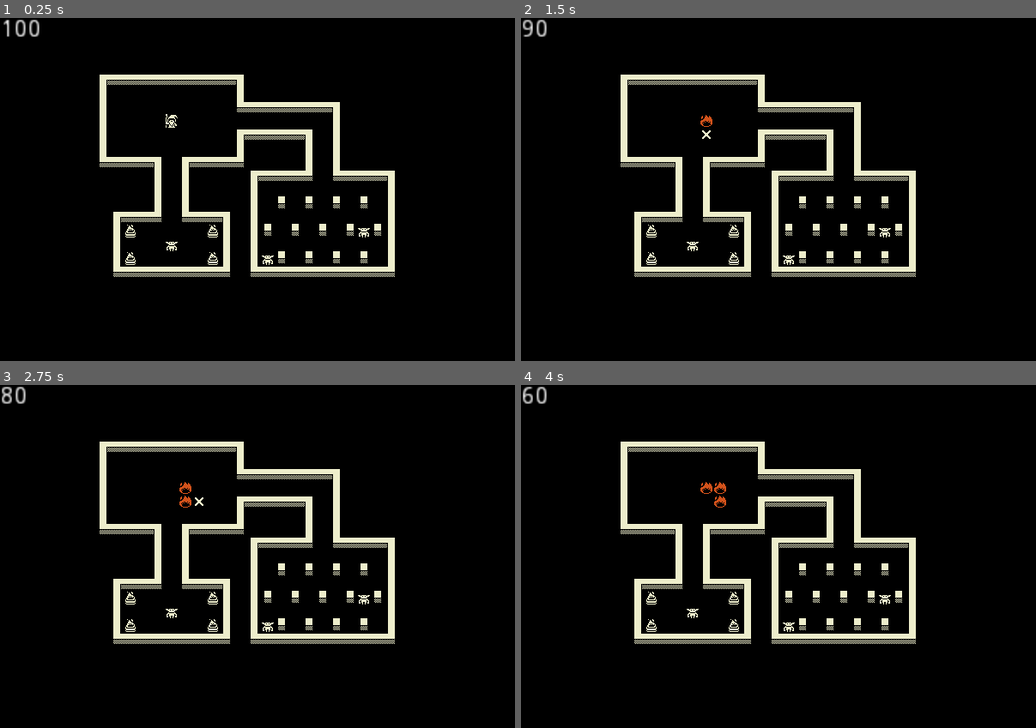
Above: before the commit, frames 1-4 (two rows, left to right).
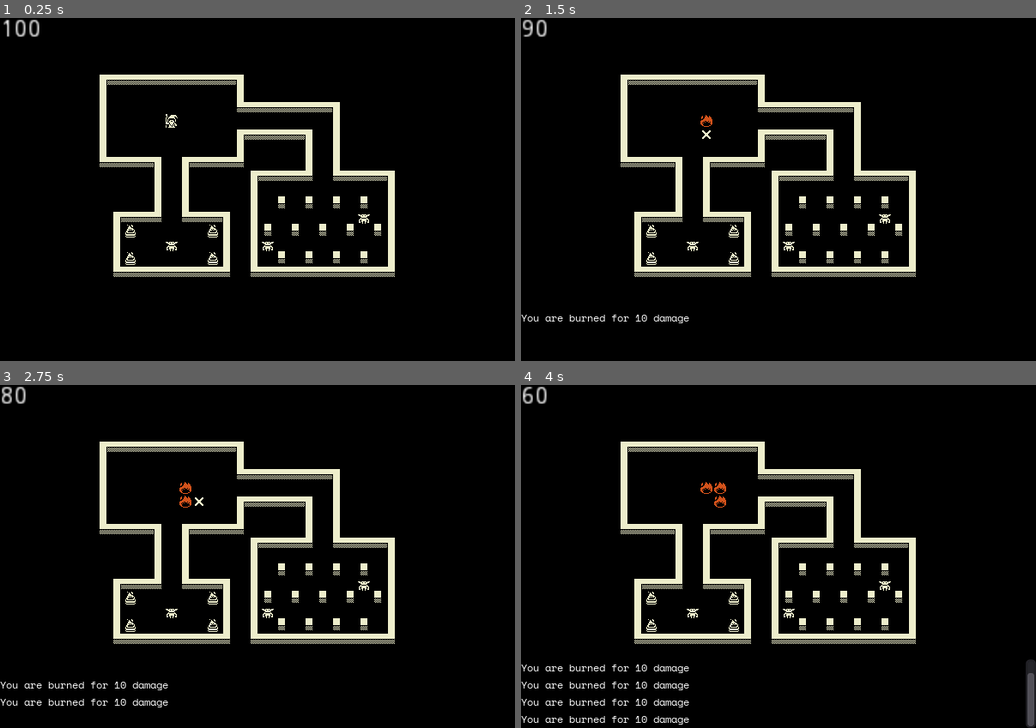
Above: after the commit, the same moments.

Repository: mattherman/7drl-2020
Game: Godot game, scene res://Main.tscn
Same seed, same stepped clock (60 frames per second), same inputs: the game is played once before the commit and once after it.
Inputs:
- Up to frame 1 (0.25 s): no input
- Up to frame 2 (1.5 s): tap Enter (ui_accept) at 0.5, 0.77, 1.25 s; hold Right (ui_right) 0.53-1.28 s; hold Z (cast_1) 0.53-1.28 s; hold Down (ui_down) from 1.28 s (still down); tap Z (cast_1) at 1.35 s
- Up to frame 3 (2.75 s): tap Enter (ui_accept) at 1.52, 2 s; release Down (ui_down) at 2.03 s; hold Right (ui_right) from 2.03 s (still down); hold Z (cast_1) from 2.03 s (still down)
- Up to frame 4 (4 s): tap Enter (ui_accept) at 2.75, 3.02, 3.5, 3.77 s; release Right (ui_right) at 2.78 s; release Z (cast_1) at 2.78 s; hold Up (ui_up) 2.78-3.53 s; tap Z (cast_1) at 2.85 s; hold Left (ui_left) from 3.53 s (still down); hold Z (cast_1) from 3.53 s (still down)

The runs differ from the first frame. In frame 1, 0.1% of the frame differs, in the area x 50-72%, y 57-72%; in frame 2, 0.4%; in frame 3, 0.7%; in frame 4, 1.6%, in the area x 0-100%, y 57-100%.

Commit message:
Added combat log to HUD

Diff:
--- a/HUD.gd
+++ b/HUD.gd
@@ -5,3 +5,6 @@
 
 func update_health(health):
 	$HealthLabel.text = str(health)
+
+func append_log(message):
+	$RichTextLabel.text += ("\n" + message)
--- a/HUD.tscn
+++ b/HUD.tscn
@@ -1,6 +1,11 @@
-[gd_scene load_steps=2 format=2]
+[gd_scene load_steps=4 format=2]
 
 [ext_resource path="res://HUD.gd" type="Script" id=1]
+[ext_resource path="res://fonts/Space_Mono/SpaceMono-Regular.ttf" type="DynamicFontData" id=2]
+
+[sub_resource type="DynamicFont" id=1]
+size = 12
+font_data = ExtResource( 2 )
 
 [node name="HUD" type="CanvasLayer"]
 script = ExtResource( 1 )
@@ -13,3 +18,14 @@
 __meta__ = {
 "_edit_use_anchors_": false
 }
+
+[node name="RichTextLabel" type="RichTextLabel" parent="."]
+anchor_top = 1.0
+anchor_right = 1.0
+anchor_bottom = 1.0
+margin_top = -80.0
+custom_fonts/normal_font = SubResource( 1 )
+scroll_following = true
+__meta__ = {
+"_edit_use_anchors_": false
+}
--- a/Main.gd
+++ b/Main.gd
@@ -33,30 +33,33 @@
 	tree.call_group("enemies", "tick")
 	$Player.tick()
 
+func log_message(message):
+	$HUD.append_log(message)
+
 func _on_Player_damage_received(prev_health, current_health, type, description):
 	$HUD.update_health(current_health)
 	var damage = prev_health - current_health
 	if type == "melee":
-		print("The %s hits you for %s damage" % [description, damage])
+		log_message("The %s hits you for %s damage" % [description, damage])
 	elif type == "condition":
-		print("You are %s for %s damage" % [description, damage])
+		log_message("You are %s for %s damage" % [description, damage])
 	else:
-		print("You receive %s damage" % [damage])
+		log_message("You receive %s damage" % [damage])
 
 func _on_Player_killed():
-	print("You have been killed")
+	log_message("You have been killed")
 
 func _on_Enemy_damage_received(prev_health, current_health, name, type, description):
 	var damage = prev_health - current_health
 	if type == "melee":
-		print("You strike the %s for %s damage" % [name, damage])
+		log_message("You strike the %s for %s damage" % [name, damage])
 	elif type == "condition":
-		print("The %s is %s for %s damage" % [name, description, damage])
+		log_message("The %s is %s for %s damage" % [name, description, damage])
 	else:
-		print("The %s receives %s damage" % [name, damage])
+		log_message("The %s receives %s damage" % [name, damage])
 
 func _on_Enemy_alerted(name):
-	print("The %s sees you" % name)
+	log_message("The %s sees you" % name)
 
 func _on_Enemy_killed(name):
-	print("You killed the %s" % name)
+	log_message("You killed the %s" % name)
--- a/Main.tscn
+++ b/Main.tscn
@@ -31,10 +31,10 @@
 position = Vector2( 192, 248 )
 
 [node name="EnemyStartPosition2" type="Position2D" parent="."]
-position = Vector2( 304, 264 )
+position = Vector2( 304, 256 )
 
 [node name="EnemyStartPosition3" type="Position2D" parent="."]
-position = Vector2( 416, 232 )
+position = Vector2( 416, 224 )
 [connection signal="action_completed" from="Player" to="." method="_on_Player_action_completed"]
 [connection signal="damage_received" from="Player" to="." method="_on_Player_damage_received"]
 [connection signal="killed" from="Player" to="." method="_on_Player_killed"]
Not shown: 2 places in TileMap.tscn that only renumber resources
Not shown, added: fonts/Space_Mono/OFL.txt
Binary file added: fonts/Space_Mono/SpaceMono-Bold.ttf
Binary file added: fonts/Space_Mono/SpaceMono-BoldItalic.ttf
Binary file added: fonts/Space_Mono/SpaceMono-Italic.ttf
Binary file added: fonts/Space_Mono/SpaceMono-Regular.ttf
